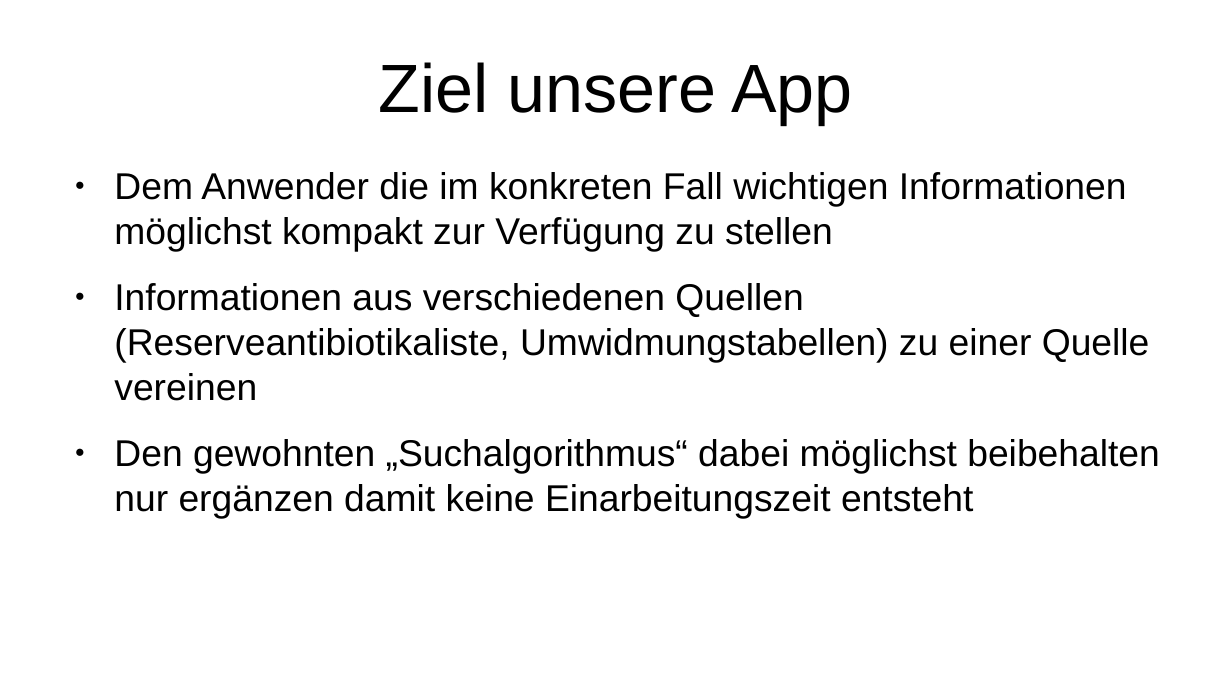
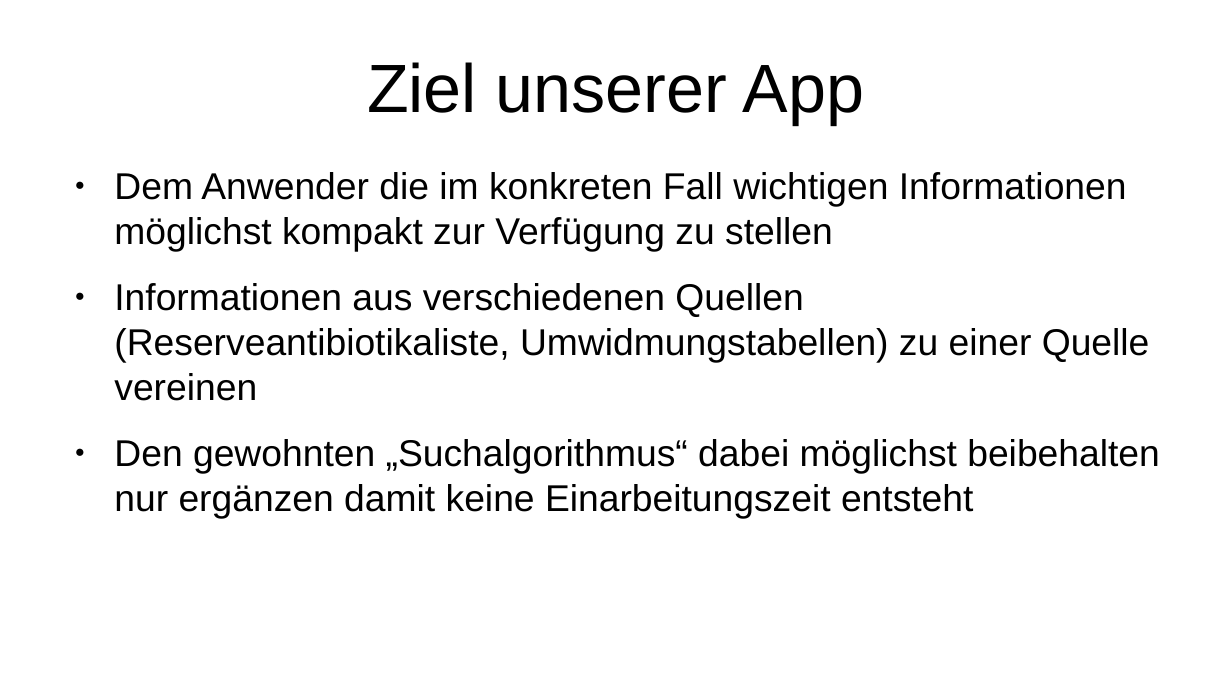
Before and after one commit to pigutsche/dosi_calc, a slide deck: slide 7 of Präsentation/präs.odp. Drawn at 1232x693 pixels with LibreOffice and Linux fonts; fonts in the diff are those of the drawing. Boxes give left, top, right and bottom in pixels: in the first picture for what was removed or moved away, otherwise in the second. Text is boxed around its words. In the diff, an @@ line names an element or a change of style, - is before the commit and + after.

```diff
--- a/Präsentation/präs.odp
+++ b/Präsentation/präs.odp
@@ title at box(367, 62, 864, 125): text changed @@
-Ziel unsere App
+Ziel unserer App
```
Also in this commit, not shown: 3 other slides changed, 1 slide added.
